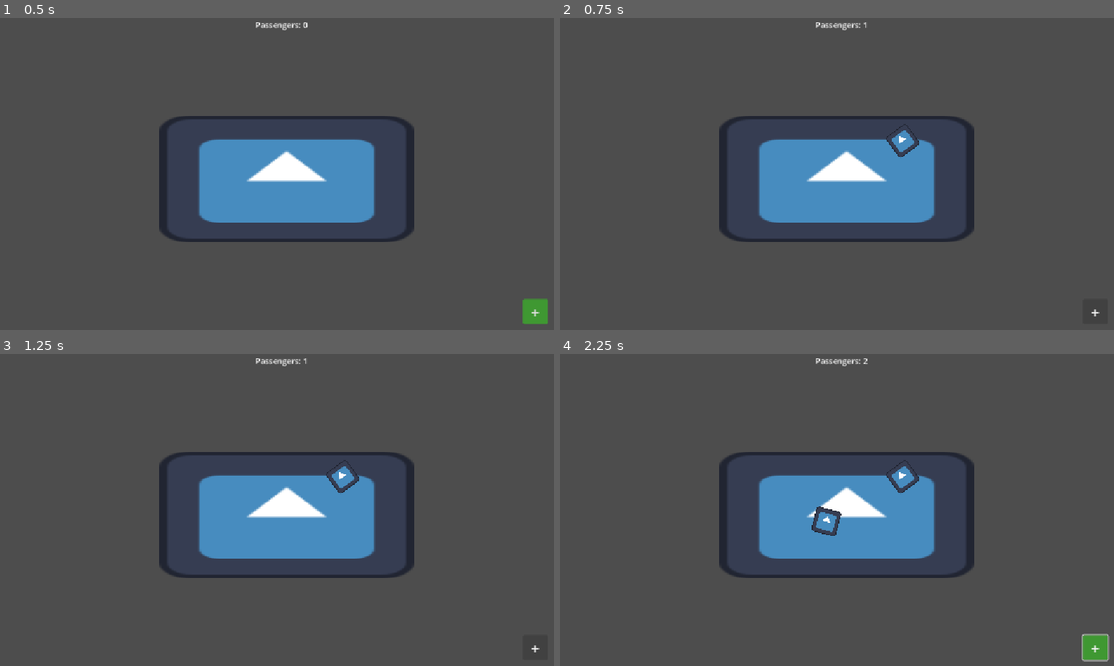
Above: before the commit, frames 1-4 (two rows, left to right).
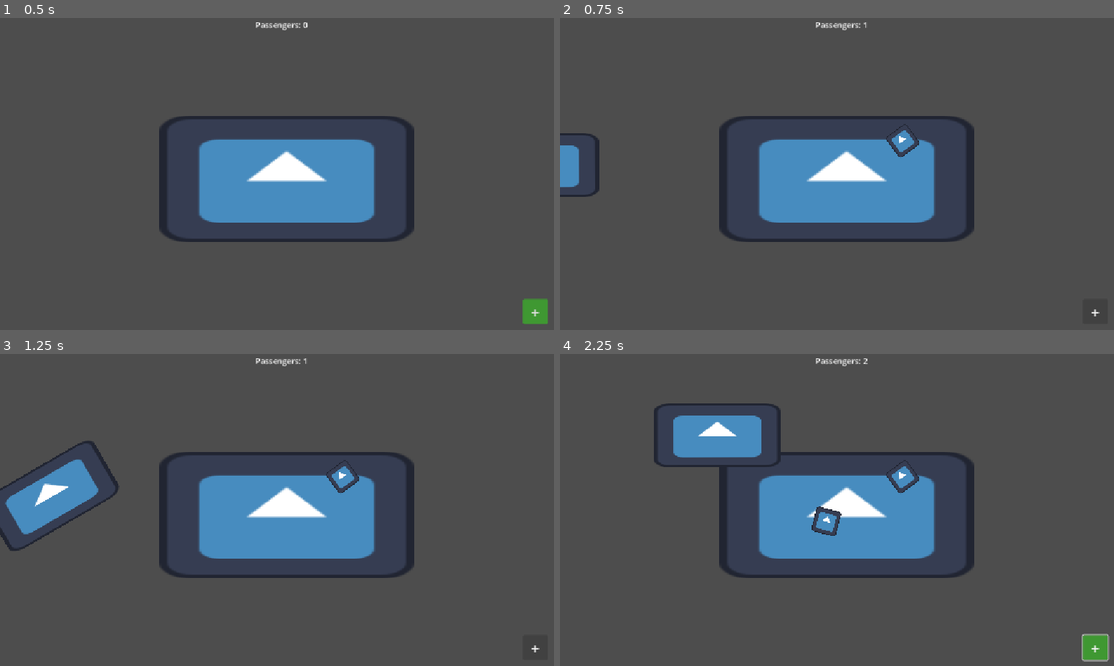
Above: after the commit, the same moments.

Repository: iamagoodperson-yay/rail-clicker
Game: Godot game, scene res://scenes/main.tscn
Same seed, same stepped clock (60 frames per second), same inputs: the game is played once before the commit and once after it. The engine's default icon, where the game draws it, is replaced by a stand-in: a white triangle on a blue panel in a dark square.
Inputs (mouse positions are in pixels of both pictures, inside the frame that each line leads up to):
- Up to frame 1 (0.5 s): no input
- Up to frame 2 (0.75 s): click "+" at 0.5 s
- Up to frame 3 (1.25 s): no input
- Up to frame 4 (2.25 s): tap Enter at 1.25 s; move the mouse to (975, 497) at 1.27 s; hold Right 1.28-2.03 s; tap Alt at 1.35 s; click (975, 497) at 1.42 s; move the mouse to (731, 531) at 2.02 s; hold Down from 2.03 s (still down); tap Shift at 2.1 s

Frame 1 is identical in both runs. In frame 2, 0.7% of the frame differs, in the area x 0-8%, y 36-58%; in frame 3, 2.6%; in frame 4, 2.8%, in the area x 16-40%, y 15-37%.

Commit message:
train path and start of train

Diff:
--- a/scenes/main.tscn
+++ b/scenes/main.tscn
@@ -3,7 +3,7 @@
 [ext_resource type="Texture2D" uid="uid://cgcqmtok1vfwm" path="res://icon.svg" id="1_sugp2"]
 [ext_resource type="Script" uid="uid://dr7yyuyadmy0w" path="res://scripts/spawn_passengers.gd" id="2_jyhfs"]
 [ext_resource type="Script" uid="uid://c7623o8v1wvvx" path="res://scripts/label.gd" id="3_jyhfs"]
-[ext_resource type="PackedScene" uid="uid://c3w178yycuord" path="res://scenes/passenger.tscn" id="3_tbgi4"]
+[ext_resource type="PackedScene" uid="uid://c6wjjnoasaug1" path="res://scenes/train.tscn" id="3_tbgi4"]
 
 [sub_resource type="RectangleShape2D" id="RectangleShape2D_d3t8h"]
 size = Vector2(512, 256)
@@ -28,20 +28,20 @@
 
 [node name="Node2D" type="Node2D" parent="." unique_id=1458842150]
 
-[node name="Platform" type="Area2D" parent="Node2D" unique_id=833660999]
+[node name="PlatformArea" type="Area2D" parent="Node2D" unique_id=833660999]
 position = Vector2(576, 324)
 
-[node name="PlatformSprite" type="Sprite2D" parent="Node2D/Platform" unique_id=592121929]
+[node name="Platform" type="Sprite2D" parent="Node2D/PlatformArea" unique_id=592121929]
 scale = Vector2(4, 2)
 texture = ExtResource("1_sugp2")
 
-[node name="Hitbox" type="CollisionShape2D" parent="Node2D/Platform" unique_id=1935806620]
+[node name="Hitbox" type="CollisionShape2D" parent="Node2D/PlatformArea" unique_id=1935806620]
 shape = SubResource("RectangleShape2D_d3t8h")
 
 [node name="PassengersContainer" type="Node2D" parent="Node2D" unique_id=2008254852]
 script = ExtResource("2_jyhfs")
 
-[node name="Passenger" parent="Node2D" unique_id=1345571095 instance=ExtResource("3_tbgi4")]
+[node name="Path2D" parent="Node2D" unique_id=1865679941 instance=ExtResource("3_tbgi4")]
 
 [node name="Centered" type="Control" parent="." unique_id=1308823877]
 layout_mode = 3
--- /dev/null
+++ b/scenes/train.tscn
@@ -0,0 +1,22 @@
+[gd_scene format=3 uid="uid://c6wjjnoasaug1"]
+
+[ext_resource type="Script" uid="uid://dnykljyee1lxx" path="res://scripts/train_path.gd" id="1_68jl8"]
+[ext_resource type="Texture2D" uid="uid://cgcqmtok1vfwm" path="res://icon.svg" id="2_d43s7"]
+
+[sub_resource type="Curve2D" id="Curve2D_sugp2"]
+_data = {
+"points": PackedVector2Array(0, 0, 0, 0, -313, 298, 0, 0, 0, 0, 85, 296, 0, 0, 0, 0, 313, 164, 0, 0, 0, 0, 834, 163, 0, 0, 0, 0, 995, 298, 0, 0, 0, 0, 1372, 298)
+}
+point_count = 6
+
+[node name="Path2D" type="Path2D" unique_id=1865679941]
+curve = SubResource("Curve2D_sugp2")
+
+[node name="PathFollow2D" type="PathFollow2D" parent="." unique_id=1926359726]
+position = Vector2(-313, 298)
+rotation = -0.0050250837
+script = ExtResource("1_68jl8")
+
+[node name="Train" type="Sprite2D" parent="PathFollow2D" unique_id=1354929336]
+scale = Vector2(2, 1)
+texture = ExtResource("2_d43s7")
--- a/scripts/spawn_passengers.gd
+++ b/scripts/spawn_passengers.gd
@@ -1,7 +1,7 @@
 extends Node2D
 
 var object = preload("res://scenes/passenger.tscn")
-@onready var platform = $"../Platform/Hitbox"
+@onready var platform = $"../PlatformArea/Hitbox"
 
 func _on_button_pressed() -> void:
 	var passenger = object.instantiate()
--- /dev/null
+++ b/scripts/train_path.gd
@@ -0,0 +1,43 @@
+extends PathFollow2D
+
+const max_speed = 0.2
+const acceleration = 0.05
+var speed = max_speed
+
+const midpoint = 0.5
+var state = "c"
+var accel_dist = (max_speed * max_speed) / (2 * acceleration)
+
+func _process(delta: float) -> void:
+	linear_progress(delta)
+
+func linear_progress(delta) -> void:
+	match state:
+		"d":
+			speed = move_toward(speed, 0.0, acceleration * delta)
+			if speed <= 0.0:
+				progress_ratio = midpoint
+				state = "c"
+				wait_at_midpoint()
+		"c":
+			if progress_ratio >= midpoint - accel_dist and progress_ratio < midpoint:
+				state = "d"
+		"a":
+			speed = move_toward(speed, max_speed, acceleration * delta)
+			if speed >= max_speed:
+				speed = max_speed
+				state = "c"
+	progress_ratio += speed * delta
+
+	if progress_ratio >= 1.0:
+		progress_ratio = 0.0
+		speed = max_speed
+		state = "c"
+
+
+func wait_at_midpoint():
+	await get_tree().create_timer(10.0).timeout
+	state = "a"
+
+func spawn_wait():
+	await get_tree().create_timer(randf_range(10.0, 20.0)).timeout
Not shown, added: scripts/train_path.gd.uid
